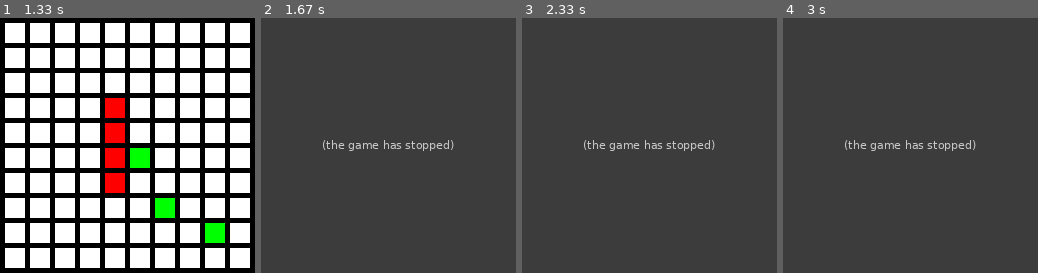
Above: before the commit, frames 1-4 (left to right).
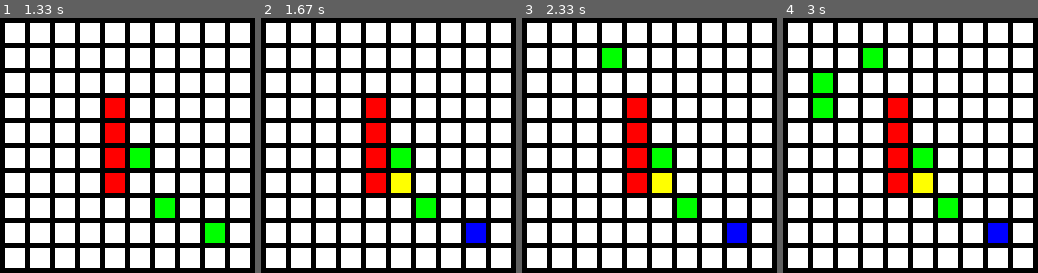
Above: after the commit, the same moments.

Repository: axwitech/pygame_astar
Game: pygame game, started from array_backed_grid.py
Same seed, same stepped clock (60 frames per second), same inputs: the game is played once before the commit and once after it.
Inputs (mouse positions are in pixels of both pictures, inside the frame that each line leads up to):
- Up to frame 1 (1.33 s): click (127, 145) at 0.38 s; click (153, 201) at 0.72 s; click (219, 234) at 1.05 s
- Up to frame 2 (1.67 s): right-click (391, 171) at 1.38 s
- Up to frame 3 (2.33 s): click (641, 102) at 1.72 s; click (608, 61) at 2.05 s
- Up to frame 4 (3 s): click (813, 89) at 2.38 s; click (828, 112) at 2.72 s

Frame 1 is identical in both runs. In frame 2, 100% of the frame differs, in the area x 0-100%, y 0-100%; in frame 3, 100%; in frame 4, 100%.
Error before the commit: NameError: name 'find_path' is not defined (array_backed_grid.py line 167); the game stopped at 1.38 s (later frames are placeholders)

Commit message:
progress

Diff:
--- a/array_backed_grid.py
+++ b/array_backed_grid.py
@@ -16,6 +16,8 @@
 WHITE = (255, 255, 255)
 GREEN = (0, 255, 0)
 RED = (255, 0, 0)
+BLUE = (0,0,255)
+YELLOW = (255,255,0)
 
 # This sets the WIDTH and HEIGHT of each grid location
 WIDTH = 20
@@ -52,49 +54,41 @@
             if row > 0:
                 #print("1")
                 #print(grid[row][column].name)
-                grid[row][column].set_neighbor(grid[row-1][column])
-                #grid[row][column].neighbor = grid[row-1][column]
+                grid[row][column].neighbor = grid[row-1][column]
             if row < ROWS - 1:
                 #print("2")
                 #print(grid[row][column].name)
-                grid[row][column].set_neighbor(grid[row+1][column])
-                #grid[row][column].neighbor = grid[row+1][column]
+                grid[row][column].neighbor = grid[row+1][column]
             if column > 0:
                 #print("3")
                 #print(grid[row][column].name)
-                grid[row][column].set_neighbor(grid[row][column-1])
-                #grid[row][column].neighbor = grid[row][column-1]
+                grid[row][column].neighbor = grid[row][column-1]
             if column < COLUMNS - 1:
                 #print("4")
                 #print(grid[row][column].name)
-                grid[row][column].set_neighbor(grid[row][column+1])
-                #grid[row][column].neighbor = grid[row][column+1]
+                grid[row][column].neighbor = grid[row][column+1]
             if row > 0 and column > 0:
                 #print("5")
                 #print(grid[row][column].name)
-                grid[row][column].set_neighbor(grid[row-1][column-1])
-                #grid[row][column].neighbor = grid[row-1][column-1]
+                grid[row][column].neighbor = grid[row-1][column-1]
             if row > 0 and column < COLUMNS - 1:
                 #print("6")
                 #print(grid[row][column].name)
-                grid[row][column].set_neighbor(grid[row-1][column+1])
-                #grid[row][column].neighbor = grid[row-1][column+1]
+                grid[row][column].neighbor = grid[row-1][column+1]
             if row < ROWS - 1 and column > 0:
                 #print("7")
                 #print(grid[row][column].name)
-                grid[row][column].set_neighbor(grid[row+1][column-1])
-                #grid[row][column].neighbor = grid[row+1][column-1]
+                grid[row][column].neighbor = grid[row+1][column-1]
             if row < ROWS - 1 and column < COLUMNS - 1:
                 #print("8")
                 #print(grid[row][column].name)
-                grid[row][column].set_neighbor(grid[row+1][column+1])
-                #grid[row][column].neighbor = grid[row+1][column+1]
-
+                grid[row][column].neighbor = grid[row+1][column+1]
+
+
+update_neighbors()
 def print_out_neighbor(neighbor_list):
-    for node in neighbor_list:
-        print(node.name)
-
-update_neighbors()
+    for neighbor in neighbor_list:
+        print(neighbor.name)
 
 # Set the specific nodes as red and not passable
 grid[3][4].color = "red"
@@ -106,7 +100,13 @@
 grid[5][4].passable = False
 grid[6][4].passable = False
 
-#def find_path(start_x, start_y, end_x, end_y):
+def find_path(start_x, start_y, end_x, end_y):
+    print("i am searching path from node", start_x,start_y, "to node", end_x,end_y)
+    grid[start_x][start_y].color = "blue"
+    grid[end_x][end_y].color = "yellow"
+
+
+
 
 # Initialize pygame
 pygame.init()
@@ -138,33 +138,38 @@
                 # Change the x/y screen coordinates to grid coordinates
                 column = pos[0] // (WIDTH + MARGIN)
                 row = pos[1] // (HEIGHT + MARGIN)
-                start_x = column
-                start_y = row
+                start_x = row
+                start_y = column
                 # Set that location to one
                 if grid[row][column].color == "red":
-                    print("Grid coordinates: ", row, column, "Node color: ", grid[row][column].color, "Node is passable: ",
-                          grid[row][column].passable, "Node name is: ", grid[row][column].name, "My neighbors are :" ,print_out_neighbor(grid[row][column].neighbor))
+                    print("Grid coordinates: ", row, column, "Node color: ", grid[row][column].color, "Node is passable: ",grid[row][column].passable, "Node name is: ", grid[row][column].name, "My neighbors are :" , "My neighbors are: ", print_out_neighbor(grid[row][column].neighbor))
                 else:
                     grid[row][column].color = "green"
-                    print("Grid coordinates: ", row, column, "Node color: ", grid[row][column].color, "Node is passable: ",
-                          grid[row][column].passable, "Node name is: ", grid[row][column].name, "My neighbors are :" ,print_out_neighbor(grid[row][column].neighbor))
+                    print("Grid coordinates: ", row, column, "Node color: ", grid[row][column].color, "Node is passable: ",grid[row][column].passable, "Node name is: ", grid[row][column].name, "My neighbors are :" , "My neighbors are: ", print_out_neighbor(grid[row][column].neighbor))
+            elif event.button == 2:
+                # User clicks the mouse. Get the position
+                pos = pygame.mouse.get_pos()
+                # Change the x/y screen coordinates to grid coordinates
+                column = pos[0] // (WIDTH + MARGIN)
+                row = pos[1] // (HEIGHT + MARGIN)
+                grid[row][column].color == "red"
+                print("Grid coordinates: ", row, column, "Node color: ", grid[row][column].color, "Node is passable: ",grid[row][column].passable, "Node name is: ", grid[row][column].name, "My neighbors are :" , "My neighbors are: ", print_out_neighbor(grid[row][column].neighbor))
             elif event.button == 3:
                 # User clicks the mouse. Get the position
                 pos = pygame.mouse.get_pos()
                 # Change the x/y screen coordinates to grid coordinates
                 column = pos[0] // (WIDTH + MARGIN)
                 row = pos[1] // (HEIGHT + MARGIN)
-                end_x = column
-                end_y = row
+                end_x = row
+                end_y = column
                 # Set that location to one
                 if grid[row][column].color == "red":
-                    print("Grid coordinates: ", row, column, "Node color: ", grid[row][column].color, "Node is passable: ",
-                          grid[row][column].passable, "Node name is: ", grid[row][column].name, "My neighbors are :" ,grid[row][column].neighbor)
+                    print("Grid coordinates: ", row, column, "Node color: ", grid[row][column].color, "Node is passable: ",grid[row][column].passable, "Node name is: ", grid[row][column].name, "My neighbors are :" , "My neighbors are: ", print_out_neighbor(grid[row][column].neighbor))
                 else:
                     grid[row][column].color = "green"
-                    print("Grid coordinates: ", row, column, "Node color: ", grid[row][column].color, "Node is passable: ",
-                          grid[row][column].passable, "Node name is: ", grid[row][column].name, "My neighbors are :" ,grid[row][column].neighbor)
+                    print("Grid coordinates: ", row, column, "Node color: ", grid[row][column].color, "Node is passable: ",grid[row][column].passable, "Node name is: ", grid[row][column].name, "My neighbors are :" , "My neighbors are: ", print_out_neighbor(grid[row][column].neighbor))
                     find_path(start_x,start_y,end_x,end_y)
+
 
 
     # Set the screen background
@@ -178,6 +183,10 @@
                 color = GREEN
             elif grid[row][column].color == "red":
                 color = RED
+            elif grid[row][column].color == "blue":
+                color = BLUE
+            elif grid[row][column].color == "yellow":
+                color = YELLOW
             pygame.draw.rect(screen,
                              color,
                              [(MARGIN + WIDTH) * column + MARGIN,
--- a/node.py
+++ b/node.py
@@ -1,6 +1,6 @@
 class Node:
 
-    def __init__(self, color = "white", passable = True, fscore = 0, gscore = 0, hscore = 0, x = 0, y = 0, name = None, parent = None, neighbor = []):
+    def __init__(self, color = "white", passable = True, fscore = 0, gscore = 0, hscore = 0, x = 0, y = 0, name = None, parent = None, neighbor = None):
         self._color = color
         self._passable = passable
         self._fscore = fscore
@@ -10,7 +10,10 @@
         self._y = y
         self._name = name
         self._parent = parent
-        self._neighbor = neighbor
+        if neighbor is None:
+            self._neighbor = []
+        else:
+            self._neighbor = neighbor
 ################################
     @property
     def color(self):
@@ -88,8 +91,6 @@
     def neighbor(self):
         return self._neighbor
 
-    #@neighbor.setter
-    #def neighbor(self, value):
-    #    self._neighbor.append(value)
-    def set_neighbor(self, value):
-        self.neighbor.append(value)
+    @neighbor.setter
+    def neighbor(self, value):
+        self._neighbor.append(value)
